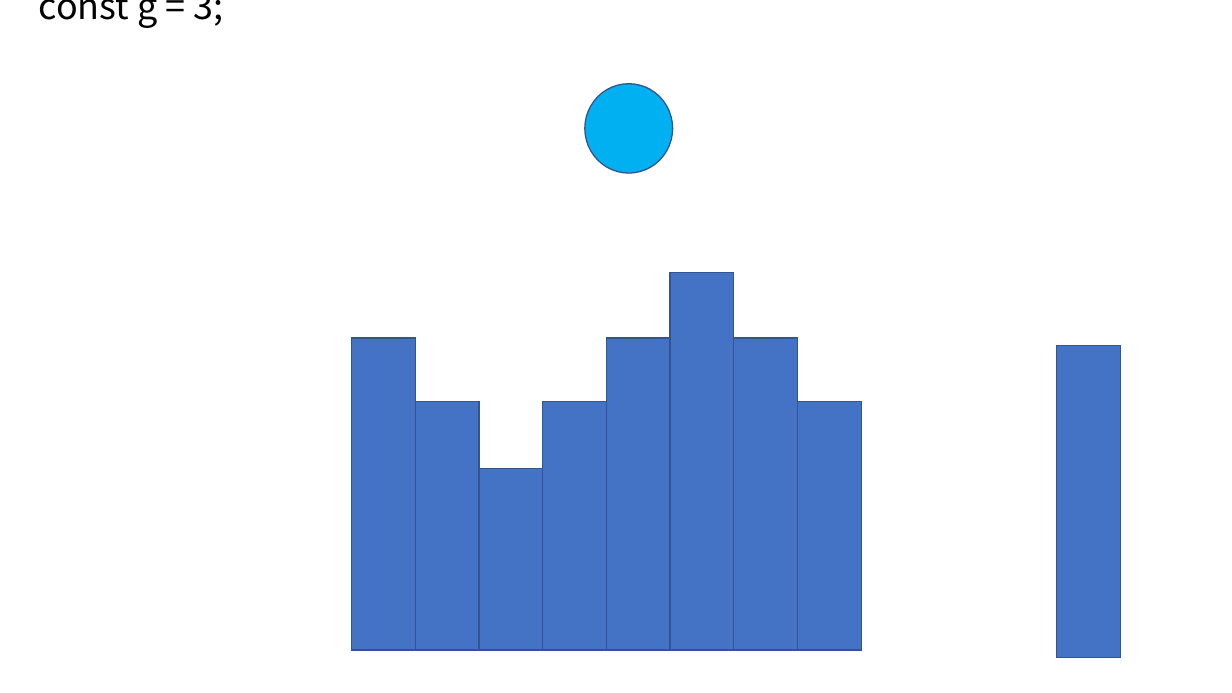
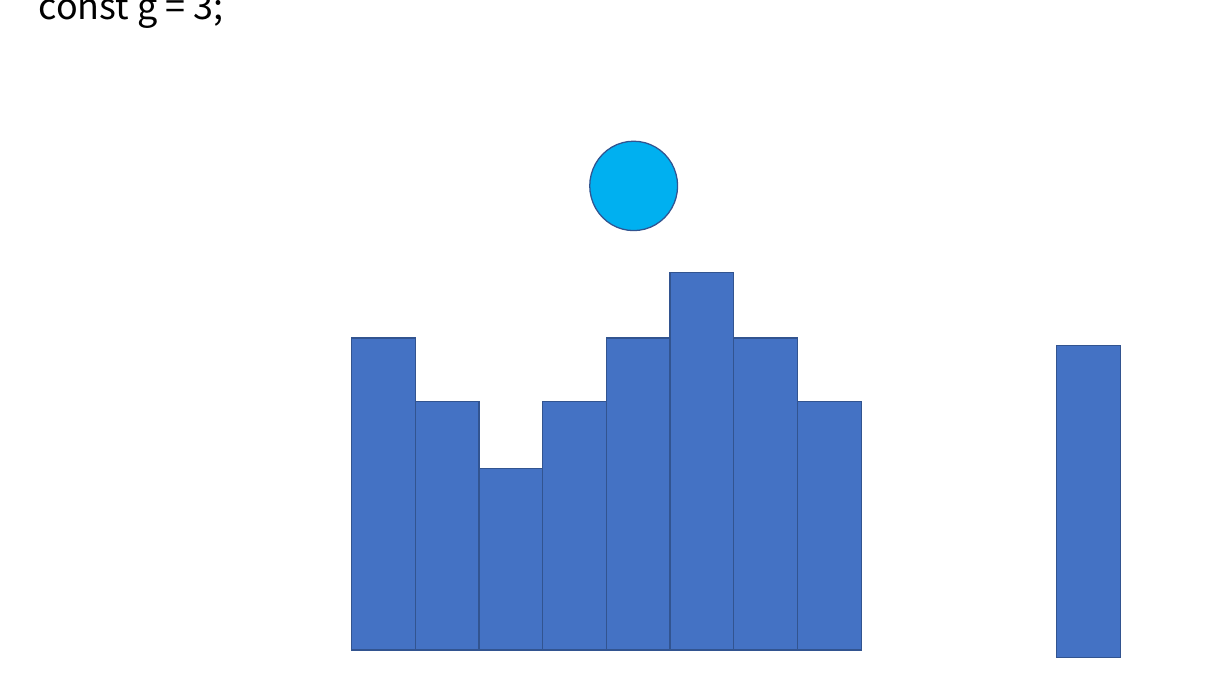
Before and after one commit to ynitami/BikeRider, a slide deck: slide 1 of プレゼンテーション1.pptx (slide 2 before the commit). Drawn at 1232x693 pixels with LibreOffice and Linux fonts; fonts in the diff are those of the drawing. Boxes give left, top, right and bottom in pixels: in the first picture for what was removed or moved away, otherwise in the second. Text is boxed around its words. In the diff, an @@ line names an element or a change of style, - is before the commit and + after.

```diff
--- a/プレゼンテーション1.pptx
+++ b/プレゼンテーション1.pptx
@@ ellipse moved from (x1=585, y1=84, x2=673, y2=174) to (x1=590, y1=141, x2=677, y2=231) @@
```
Also in this commit, not shown: 2 slides added, 1 slide removed, 3 other files.
